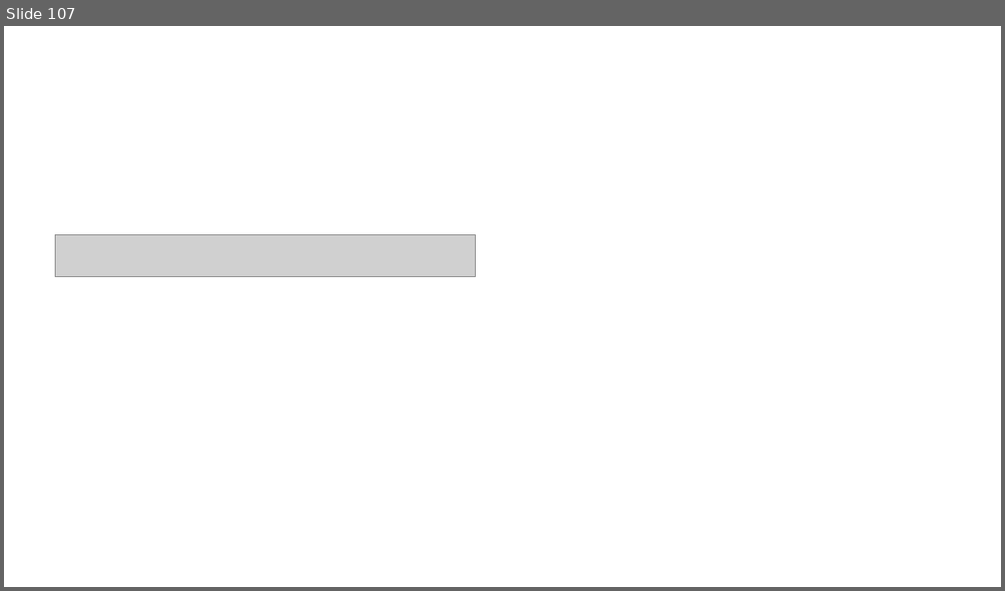
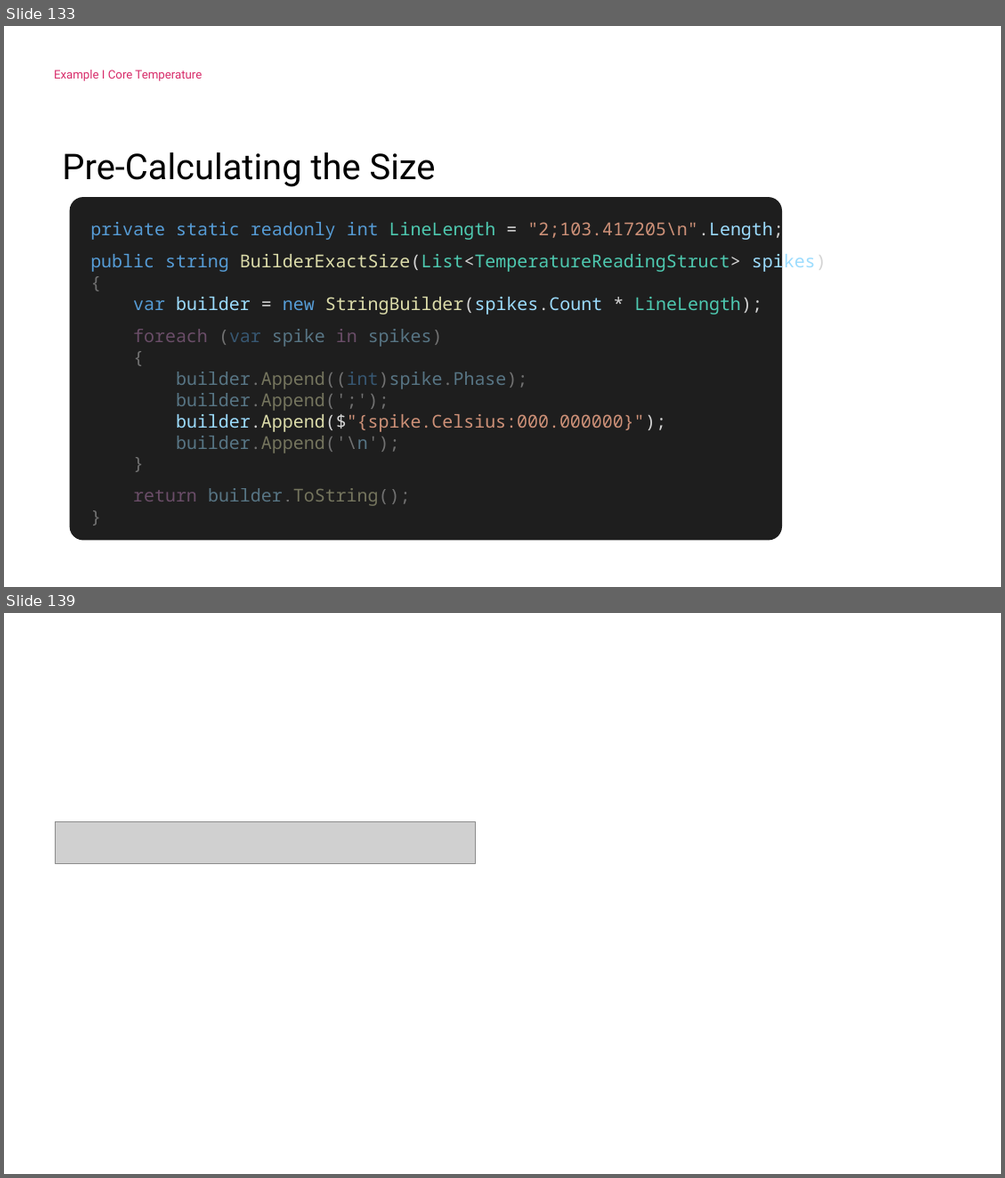
Before and after one commit to ILikeSahne/PerformanceOptimizationsInCSharp, a slide deck: Powerpoint.pptx. Shown one above the other, each under a label of ours: slide 107 before the commit, slides 133 and 139 after it; the slides between them are not shown. The pictures are 1005x591 and 1005x1178 pixels, drawn with LibreOffice and Linux fonts; fonts in the diff are those of the drawing; grey boxes stand for pictures; background and template pictures are left out. Boxes give left, top, right and bottom in pixels: in the first picture for what was removed or moved away, otherwise in the second. Text is boxed around its words. In the diff, an @@ line names an element or a change of style, - is before the commit and + after.

```diff
--- a/Powerpoint.pptx
+++ b/Powerpoint.pptx
@@ slide 133 added at [4, 26, 1001, 587], background #FFFFFF @@
@@ title added at [54, 70, 202, 81], 10 pt, text #D82C6A @@
+Example I Core Temperature
@@ text added at [62, 152, 436, 187], 30 pt, text #000000 @@
+Pre-Calculating the Size
@@ rounded rectangle added at [70, 198, 782, 541], fill #1E1E1E, 15 pt, text #9CDCFE at 45% opacity @@
+private static readonly int LineLength = "2;103.417205\n".Length;
+public string BuilderExactSize(List<TemperatureReadingStruct> spikes)
+{
+var builder = new StringBuilder(spikes.Count * LineLength);
+foreach (var spike in spikes)
+{
+builder.Append((int)spike.Phase);
+builder.Append(';');
+builder.Append($"{spike.Celsius:000.000000}");
+builder.Append('\n');
+}
+return builder.ToString();
+}
@@ what was slide 107 is now slide 139 @@
```
Also in this commit, not shown: 12 slides changed, 35 other slides added, 1 slide removed, 11 other files.
